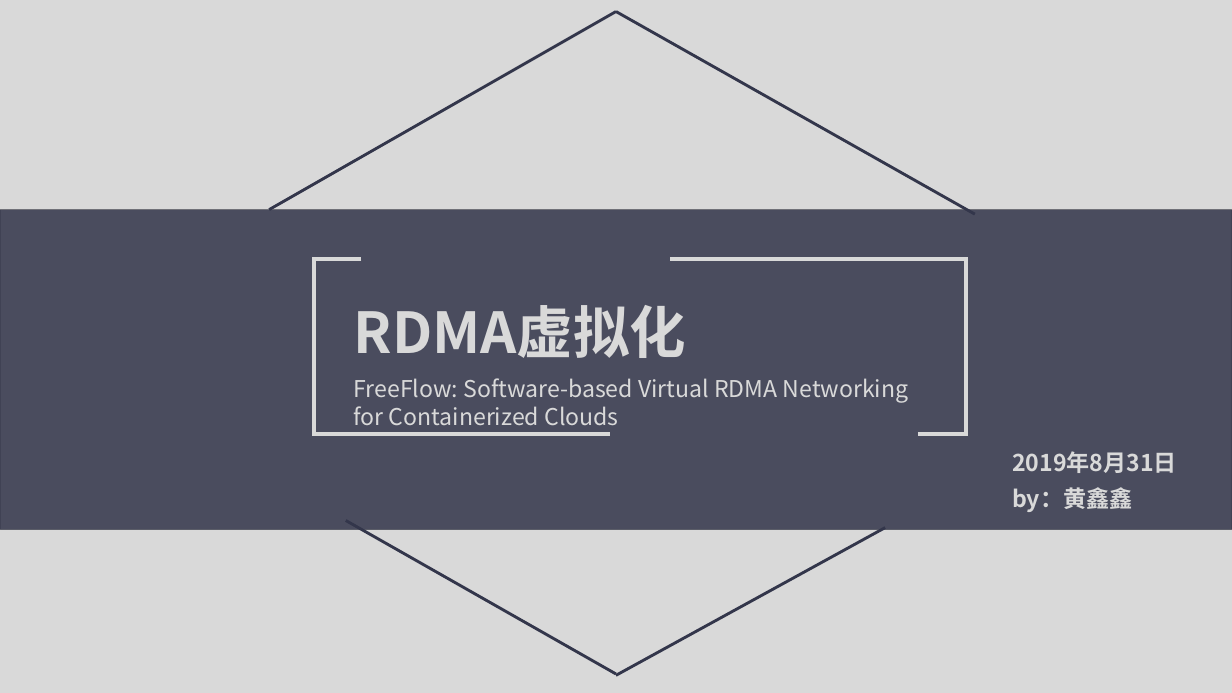
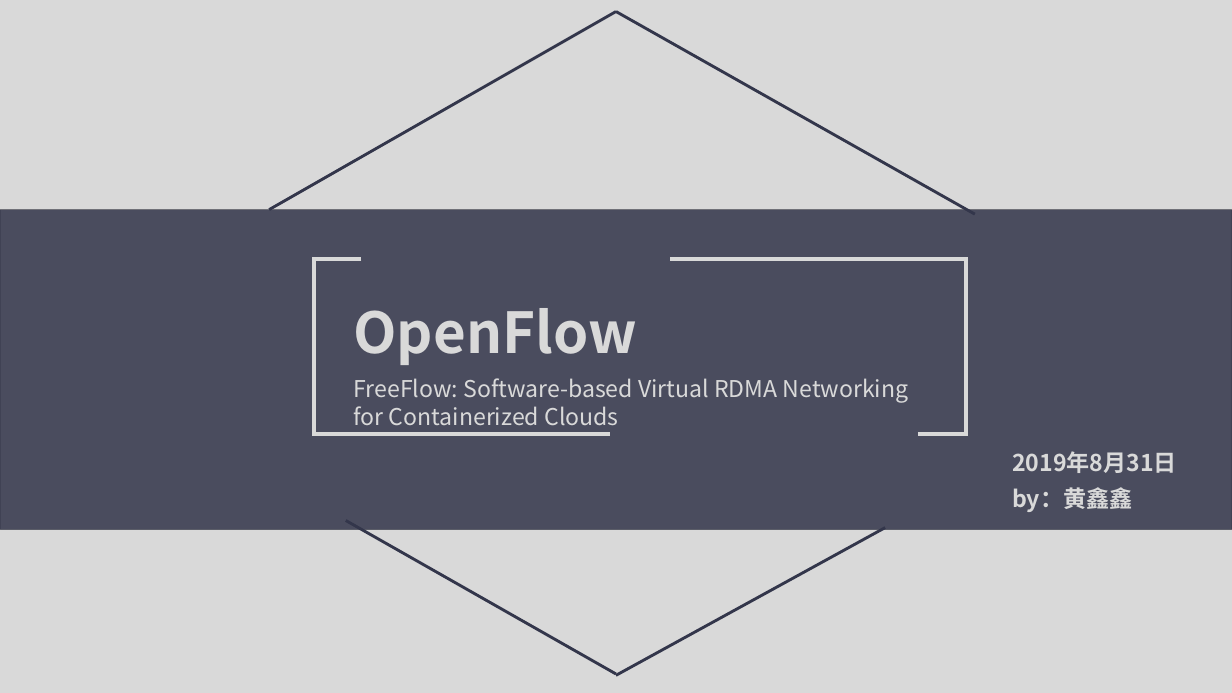
Before and after one commit to huangxinxin-szu/workspace, a slide deck: slide 1 of PPT/OpenFlow和OVS简介.pptx. Drawn at 1232x693 pixels with LibreOffice and Linux fonts; fonts in the diff are those of the drawing; grey boxes stand for pictures. Boxes give left, top, right and bottom in pixels: in the first picture for what was removed or moved away, otherwise in the second. Text is boxed around its words. In the diff, an @@ line names an element or a change of style, - is before the commit and + after.

```diff
--- a/PPT/OpenFlow和OVS简介.pptx
+++ b/PPT/OpenFlow和OVS简介.pptx
@@ text at bbox=[354, 308, 637, 365]: text changed @@
-RDMA虚拟化
+OpenFlow
```
Also in this commit, not shown: 1 other slide changed.
